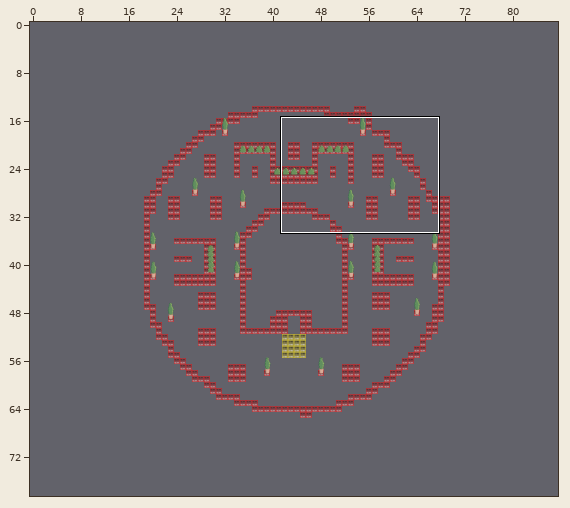
Two versions of a level (Tiled map (JSON), space-needle.tmj). Above, an overview of the earlier version with the close-up marked.
Close-up. The starting point:
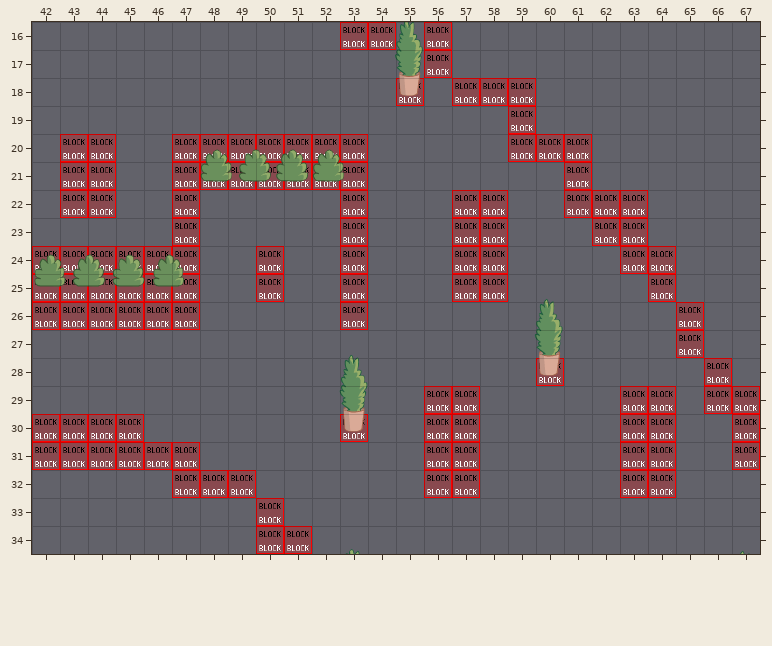
Cells are 32x32 px. Shown: x 42..67, y 16..34. The commit also changed other parts of the map, which this record leaves out. Not drawn, because the pictures are missing: unchanged layer "bg".
The same view after the edit:
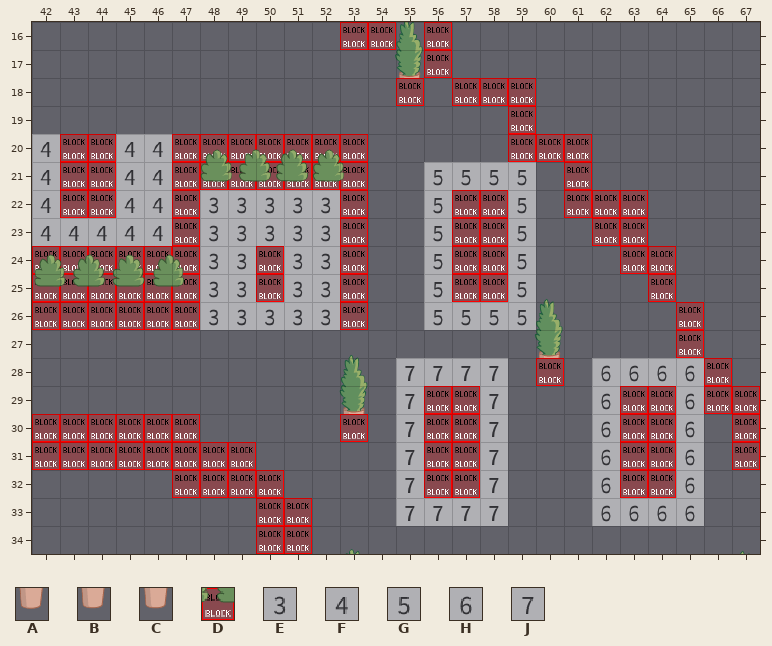
Key: from "Space-Needle-FG-with-stars": A 1639, B 2524, C 2693; from "WA_Special_Zones": D 2; from "white-rugs": E 90, F 94, G 98, H 102, J 106.
_ is an empty cell.
Tiles replaced or removed in this view: A, B, C.
See-through tiles are keyed as they look on the map.
What changed:
Changed rows in their new state; . is an unchanged cell.
Layer "collides":
first column x 42:
20 F..FF...................
21 F..FF.........GGGG......
22 F..FF.EEEEE...G..G......
23 FFFFF.EEEEE...G..G......
24 ......EE.EE...G..G......
25 ......EE.EE...G..G......
26 ......EEEEE...GGGG......
28 .............JJJJ...HHHH
29 .............J..J...H..H
30 ....DD.......J..J...H..H
31 ......DD.....J..J...H..H
32 ........D....J..J...H..H
33 .........D...JJJJ...HHHH
Layer "fg":
first column x 55:
18 _
first column x 53:
28 ......._
30 _.......
